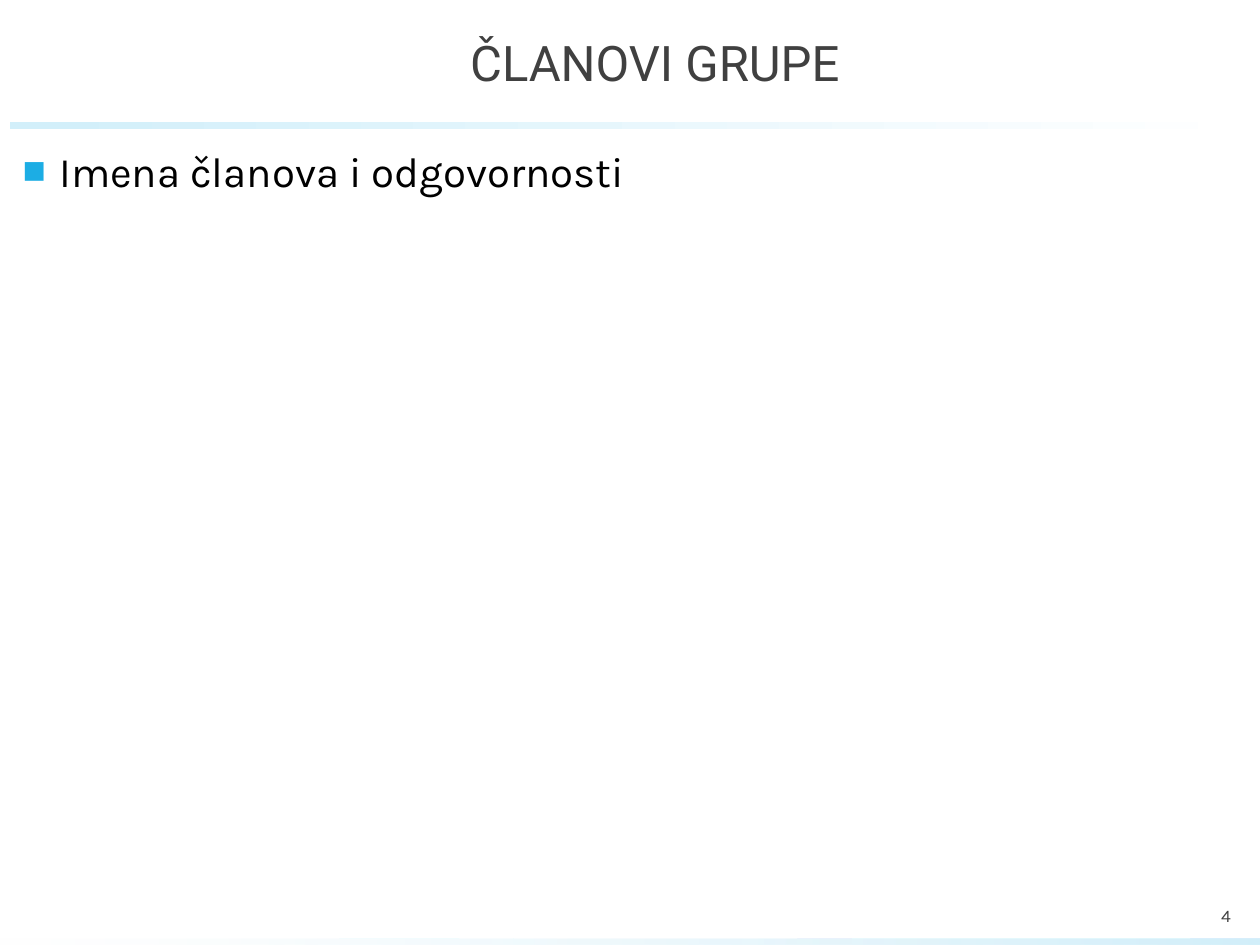
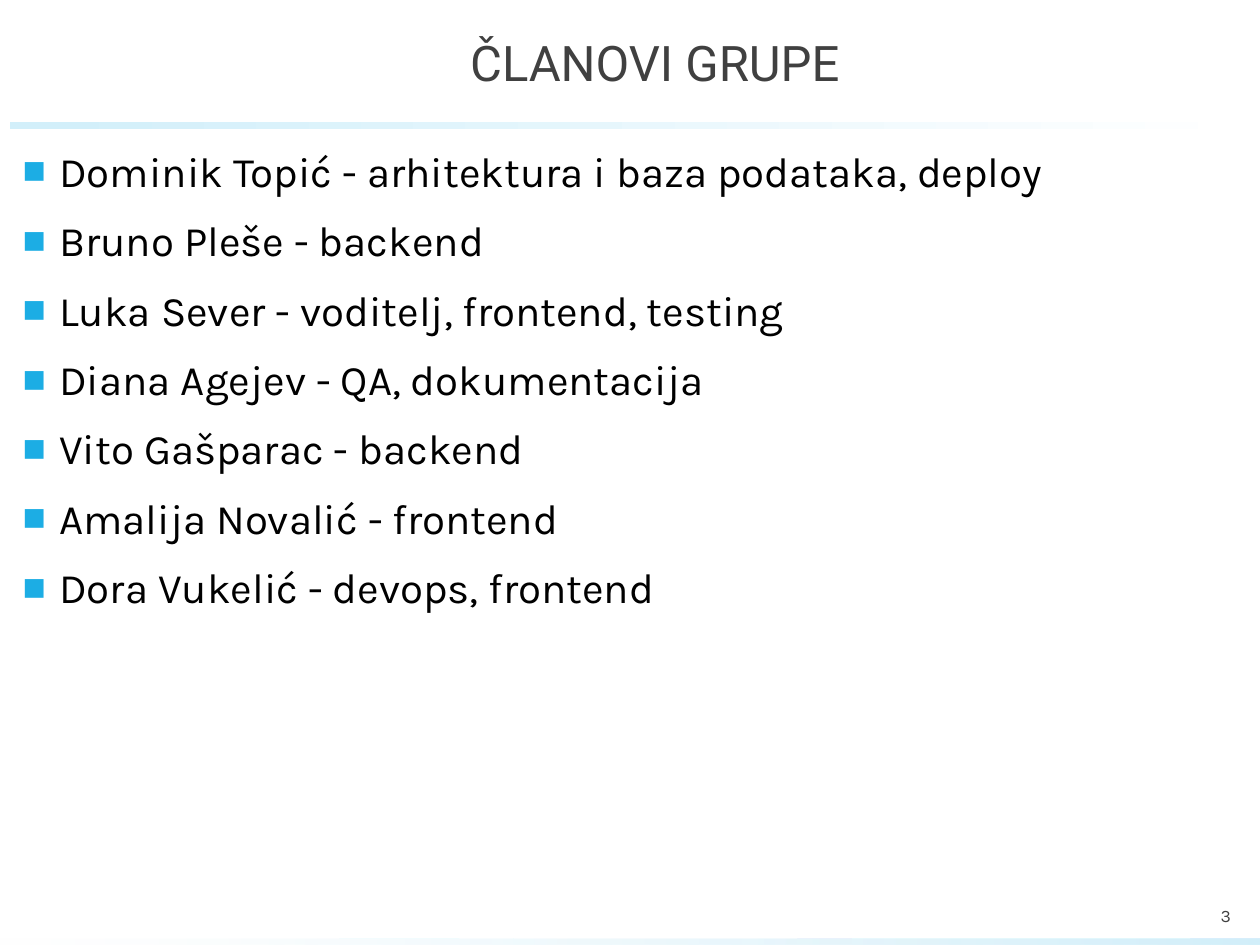
Before and after one commit to Luka-Sever/StambPravo, a slide deck: slide 3 of PROINZ_TG09.2_StanPlan.pptx (slide 4 before the commit). Drawn at 1260x945 pixels with LibreOffice and Linux fonts; fonts in the diff are those of the drawing; background and template pictures are left out. Boxes give left, top, right and bottom in pixels: in the first picture for what was removed or moved away, otherwise in the second. Text is boxed around its words. In the diff, an @@ line names an element or a change of style, - is before the commit and + after.

```diff
--- a/PROINZ_TG09.2_StanPlan.pptx
+++ b/PROINZ_TG09.2_StanPlan.pptx
@@ text at [59,155,1042,613]: text changed @@
-■ Imena članova i odgovornosti
+■ Dominik Topić - arhitektura i baza podataka, deploy
+■ Bruno Pleše - backend
+■ Luka Sever - voditelj, frontend, testing
+■ Diana Agejev - QA, dokumentacija
+■ Vito Gašparac - backend
+■ Amalija Novalić - frontend
+■ Dora Vukelić - devops, frontend
@@ page number at [1221,911,1231,922]: text changed @@
-4
+3
```
Also in this commit, not shown: 3 other slides changed, 7 slides added, 4 slides removed.
